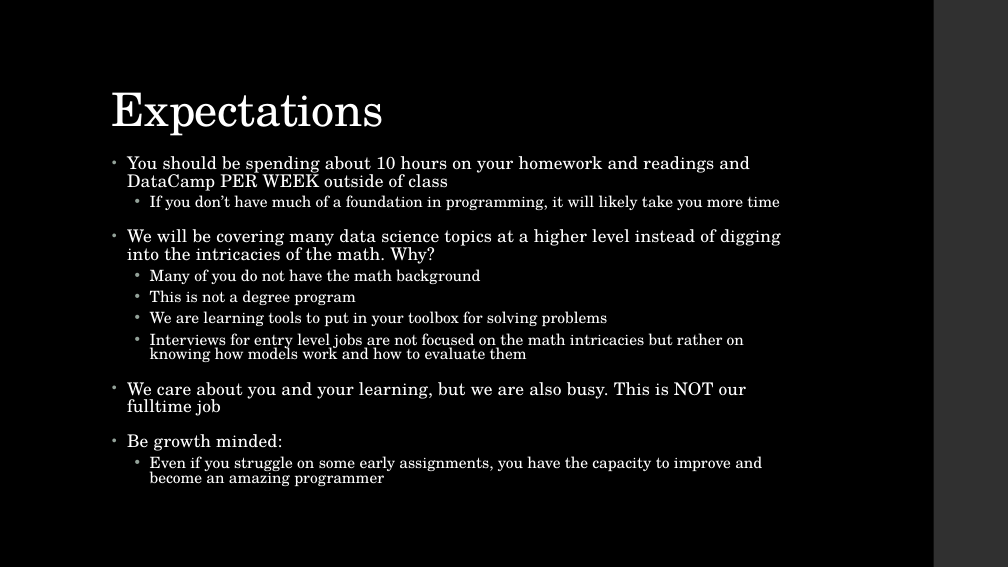
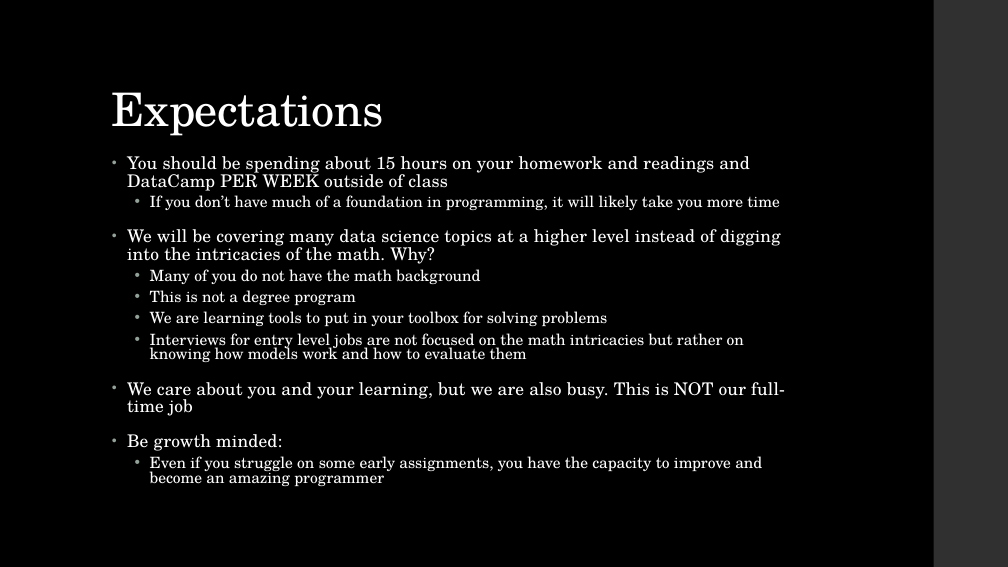
Before and after one commit to LaunchCoderGirlSTL/Data-Science-Assignments, a slide deck: slide 6 of course_material/week_02/week_02_presentation.pptx. Drawn at 1008x567 pixels with LibreOffice and Linux fonts; fonts in the diff are those of the drawing. Boxes give left, top, right and bottom in pixels: in the first picture for what was removed or moved away, otherwise in the second. Text is boxed around its words. In the diff, an @@ line names an element or a change of style, - is before the commit and + after.

Commit message:
week 2 updates

```diff
--- a/course_material/week_02/week_02_presentation.pptx
+++ b/course_material/week_02/week_02_presentation.pptx
@@ text at [127, 156, 750, 191]: text changed @@
-• You should be spending about 10 hours on your homework and readings and DataCamp PER WEEK outside of class
+• You should be spending about 15 hours on your homework and readings and DataCamp PER WEEK outside of class
@@ text at [127, 382, 785, 416]: text changed @@
-• We care about you and your learning, but we are also busy. This is NOT our fulltime job
+• We care about you and your learning, but we are also busy. This is NOT our full-time job
```
Also in this commit, not shown: 3 other slides changed, 1 slide added, 1 slide removed, 3 other files.
